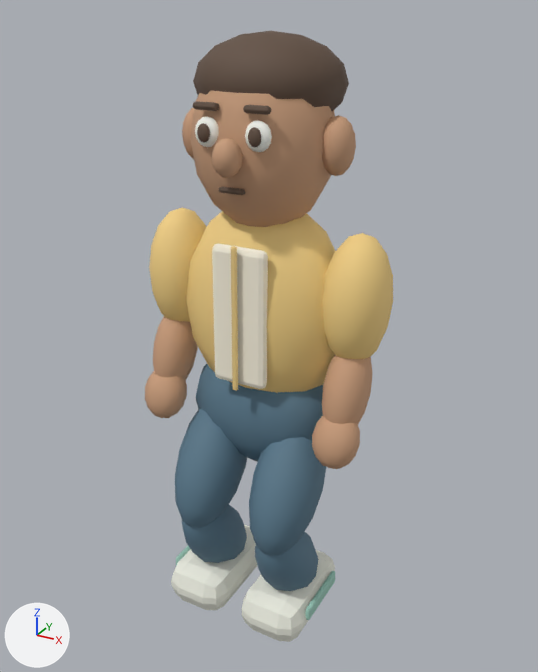
One commit to the glTF model public/models/town/town-character.glb: the scene before it, then after it.
Rendered twice from a camera (50 mm lens) standing at (1.18, -2.11, 2.15) and looking at (-0.02, 0.06, 1.07). Lighting does not change. The marker at lower left points along +X, +Y and +Z. The picture after the commit comes second. Where no turn or scale is listed for an object, it has been applied to the vertices.

The older version as bpy lines, for what is in view:
```python
me_cube_872 = bpy.data.meshes.new('Cube.872')
me_cube_872.from_pydata(...)  # 56 vertices, 108 faces; spans x -0.1..0.1, y -0.023..0.023, z -0.24..0.24
me_cube_872.materials.append(mat_cream)  # pale yellow #fdf6e2
me_cube_879 = bpy.data.meshes.new('Cube.879')
me_cube_879.from_pydata(...)  # 56 vertices, 108 faces; spans x -0.125..0.125, y -0.21..0.21, z -0.085..0.085
me_cube_879.materials.append(mat_shoe)  # white #edefe2
me_sphere_115 = bpy.data.meshes.new('Sphere.115')
me_sphere_115.from_pydata(...)  # 86 vertices, 168 faces; spans x -0.078..0.078, y -0.103..0.103, z -0.159..0.159
me_sphere_115.materials.append(mat_skin)  # brown #ca9e7c
ob_forearm_001 = bpy.data.objects.new('Forearm.001', me_sphere_115)
ob_forearm_001.location = (0.345, -0.064, 1.0)
ob_shirt_front = bpy.data.objects.new('Shirt front', me_cube_872)
ob_shirt_front.location = (0.0, -0.168, 1.223)
ob_trainer_001 = bpy.data.objects.new('Trainer.001', me_cube_879)
ob_trainer_001.location = (0.16, -0.095, 0.09)
# also in view: 'Trouser leg' at (-0.16, -0.12, 0.6); 'Hand.001' at (0.35, -0.14, 0.85); 'Hand' at (-0.34, -0.14, 0.85); 'Jacket' at (0.0, 0.0, 1.21); 'Trainer' at (-0.16, -0.1, 0.09)
```
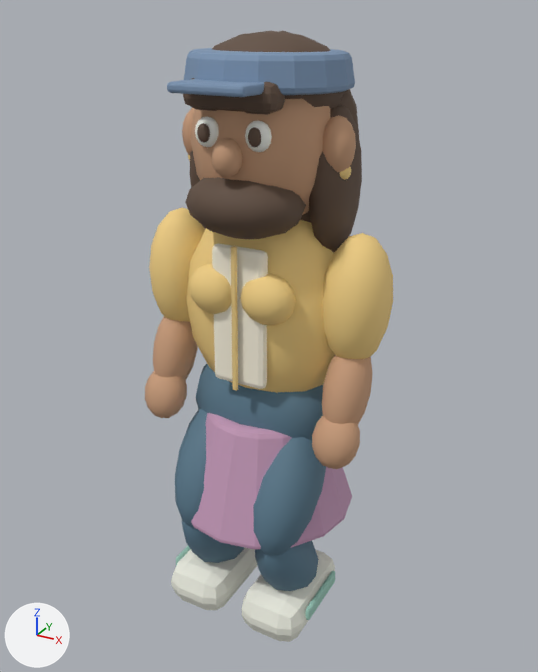
What differs and where, as boxes (x1, y1, x2, y2) in the pictures (538 x 672 px):
'Fem_Skirt', added (pink)
    after: (191, 413, 352, 550)
'Masc_Cap', added (blue)
    after: (184, 48, 355, 95)
'Masc_Beard', added (brown)
    after: (185, 177, 306, 239)
'Fem_HairSide.001', added (brown)
    after: (309, 104, 362, 253)
'Fem_Bust.001', added (beige)
    after: (240, 274, 296, 326)
'Fem_Fringe', added (brown)
    after: (183, 78, 285, 113)
'Fem_Bust', added (beige)
    after: (188, 264, 231, 314)
'Masc_CapBrim', added (blue)
    after: (167, 79, 264, 97)
'Fem_HairLong', added (mostly hidden)
    after: (279, 30, 360, 222)
'Fem_HairSide', added (mostly hidden)
    after: (190, 151, 206, 229)
'Fem_Earring.001', added
    after: (340, 167, 351, 180)
'Hair', unchanged, covered by the edit
    before: (193, 31, 349, 111)
    after: (212, 31, 345, 109)

Patch to the scene script:
```diff
--- a/public/models/town/town-character.glb.py
+++ b/public/models/town/town-character.glb.py
@@ ob_masc_capbrim @@
+ob_masc_capbrim = bpy.data.objects.new('Masc_CapBrim', me_cube_005)  # 56 vertices, 108 faces; spans x -0.125..0.125, y -0.085..0.085, z -0.016..0.016; in mat_cap (blue #7c95b3)
+ob_masc_capbrim.location = (0.0, -0.255, 1.949)
@@ ob_masc_cap @@
+ob_masc_cap = bpy.data.objects.new('Masc_Cap', me_cone_003)  # 96 vertices, 188 faces; spans x -0.266..0.266, y -0.267..0.266, z -0.059..0.058; in mat_cap (blue #7c95b3)
+ob_masc_cap.location = (0.0, 0.025, 1.98)
@@ ob_masc_beard @@
+ob_masc_beard = bpy.data.objects.new('Masc_Beard', me_sphere_017)  # 86 vertices, 168 faces; spans x -0.2..0.2, y -0.155..0.155, z -0.105..0.105; in mat_hair (brown #614d3f)
+ob_masc_beard.location = (0.0, -0.125, 1.592)
@@ ob_fem_hairside_001 @@
+ob_fem_hairside_001 = bpy.data.objects.new('Fem_HairSide.001', me_sphere_011)  # 86 vertices, 168 faces; spans x -0.075..0.075, y -0.13..0.13, z -0.24..0.24; in mat_hair (brown #614d3f)
+ob_fem_hairside_001.location = (0.22, 0.061, 1.649)
@@ ob_fem_hairside @@
+ob_fem_hairside = bpy.data.objects.new('Fem_HairSide', me_sphere_010)  # 86 vertices, 168 faces; spans x -0.075..0.075, y -0.13..0.13, z -0.24..0.24; in mat_hair (brown #614d3f)
+ob_fem_hairside.location = (-0.22, 0.06, 1.649)
@@ ob_fem_hairlong @@
+ob_fem_hairlong = bpy.data.objects.new('Fem_HairLong', me_sphere_009)  # 86 vertices, 168 faces; spans x -0.275..0.275, y -0.21..0.21, z -0.36..0.36; in mat_hair (brown #614d3f)
+ob_fem_hairlong.location = (0.0, 0.112, 1.729)
@@ ob_fem_fringe @@
+ob_fem_fringe = bpy.data.objects.new('Fem_Fringe', me_cube_003)  # 56 vertices, 108 faces; spans x -0.155..0.155, y -0.05..0.05, z -0.043..0.043; in mat_hair (brown #614d3f)
+ob_fem_fringe.location = (0.0, -0.185, 1.923)
@@ ob_fem_earring_001 @@
+ob_fem_earring_001 = bpy.data.objects.new('Fem_Earring.001', me_sphere_014)  # 86 vertices, 168 faces; spans x -0.03..0.03, y -0.03..0.03, z -0.03..0.03; in mat_gold (yellow #f5d790)
+ob_fem_earring_001.location = (0.265, 0.006, 1.695)
@@ ob_fem_bust_001 @@
+ob_fem_bust_001 = bpy.data.objects.new('Fem_Bust.001', me_sphere_016)  # 86 vertices, 168 faces; spans x -0.095..0.095, y -0.07..0.07, z -0.085..0.085; in mat_shirt (beige #f5d386)
+ob_fem_bust_001.location = (0.1, -0.16, 1.303)
@@ ob_fem_bust @@
+ob_fem_bust = bpy.data.objects.new('Fem_Bust', me_sphere_016.copy())
+ob_fem_bust.location = (-0.1, -0.16, 1.303)
@@ ob_fem_skirt @@
+ob_fem_skirt = bpy.data.objects.new('Fem_Skirt', me_cone_002)  # 96 vertices, 188 faces; spans x -0.334..0.334, y -0.334..0.334, z -0.2..0.2; in mat_skirt (pink #c499b8)
+ob_fem_skirt.location = (0.0, 0.0, 0.62)
```
